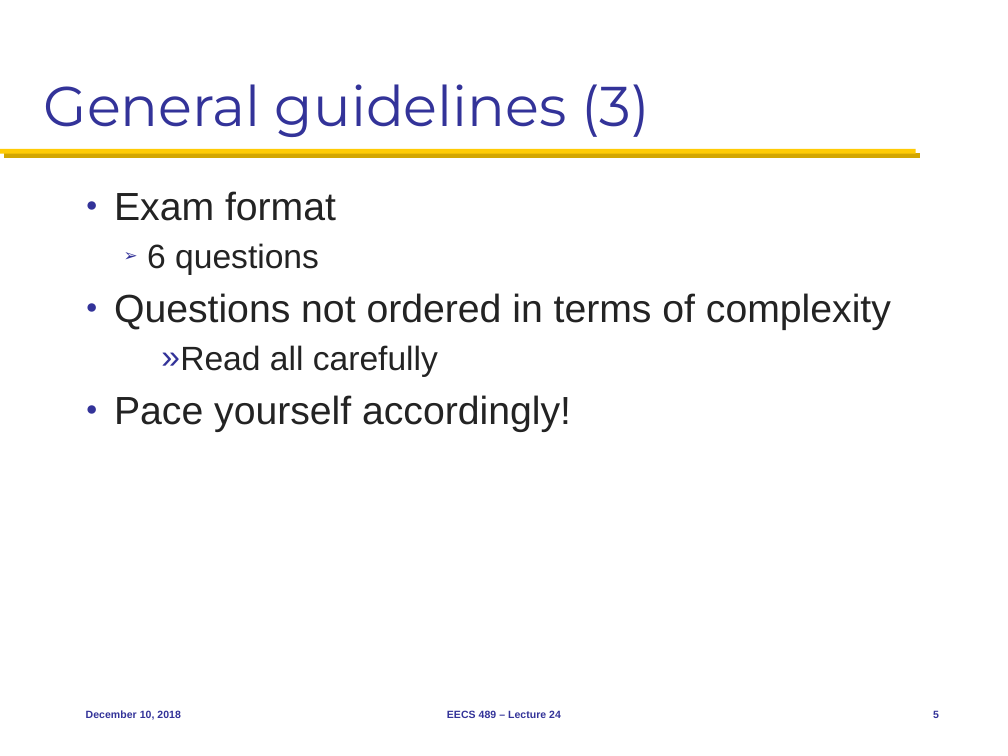
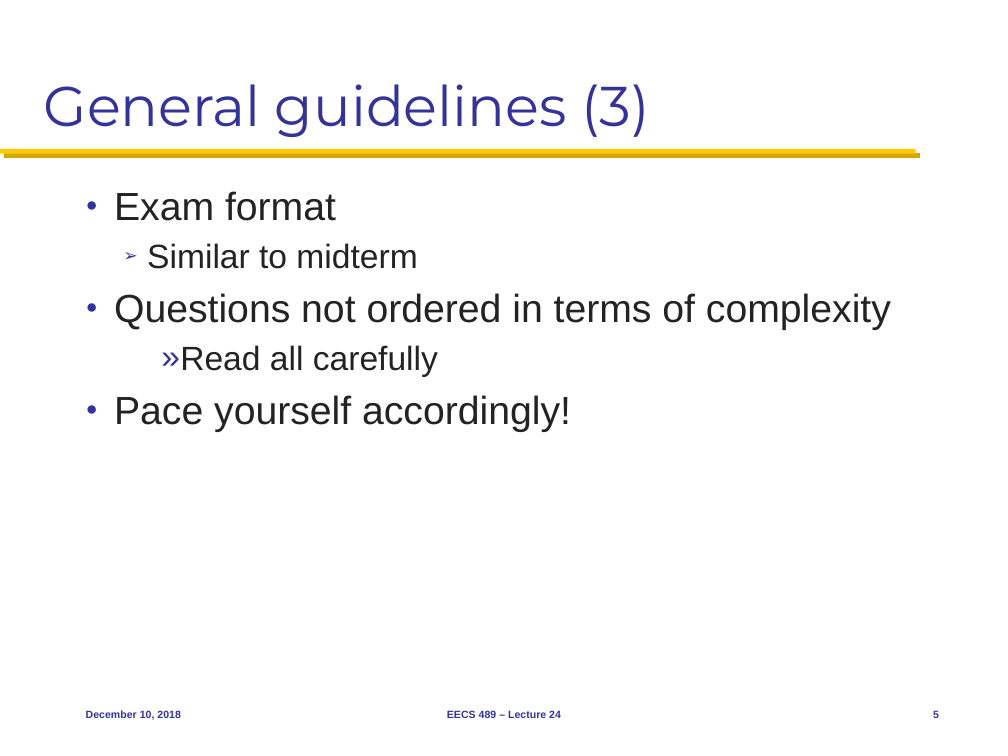
Before and after one commit to mosharaf/eecs489, a slide deck: slide 5 of Slides/121018.pptx. Drawn at 1008x756 pixels with LibreOffice and Linux fonts; fonts in the diff are those of the drawing. Boxes give left, top, right and bottom in pixels: in the first picture for what was removed or moved away, otherwise in the second. Text is boxed around its words. In the diff, an @@ line names an element or a change of style, - is before the commit and + after.

```diff
--- a/Slides/121018.pptx
+++ b/Slides/121018.pptx
@@ text at (147,243,417,269): text changed @@
-  ➢ 6 questions
+  ➢ Similar to midterm
```
Also in this commit, not shown: 5 other slides changed, 1 slide added, 1 slide removed.
